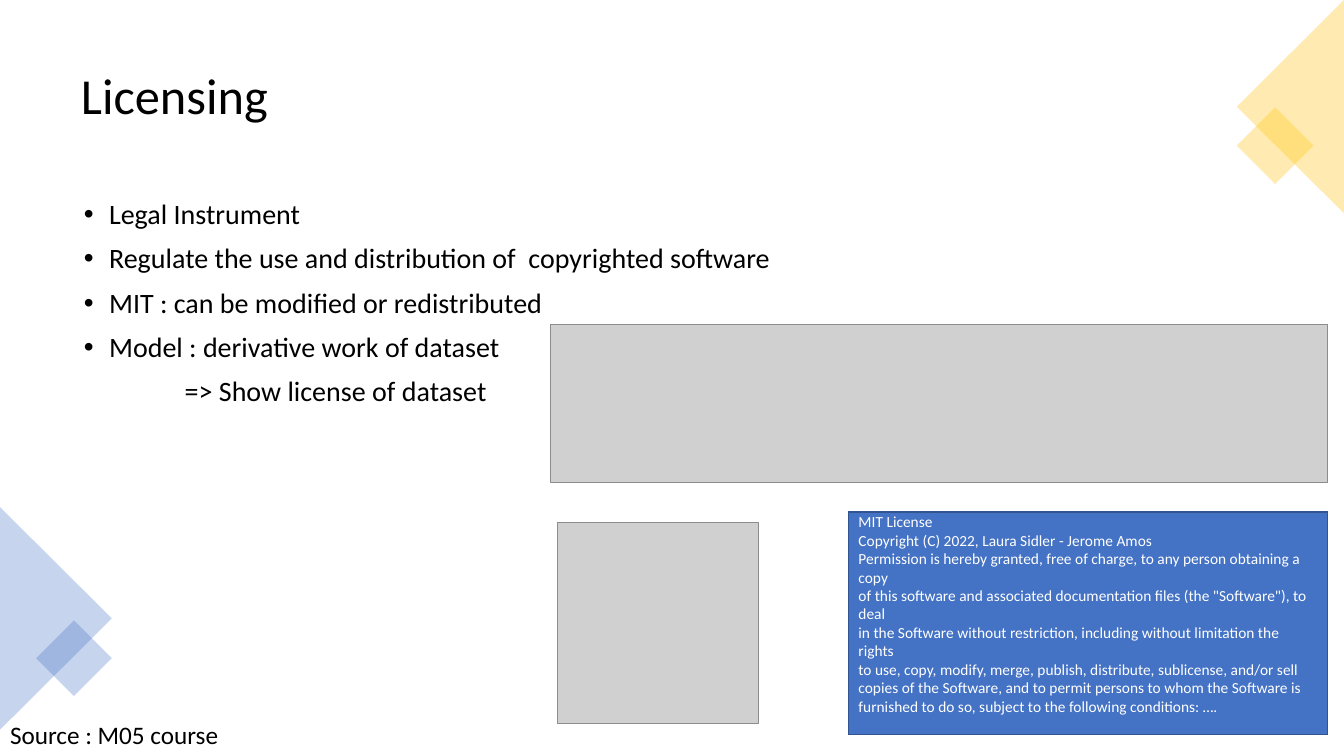
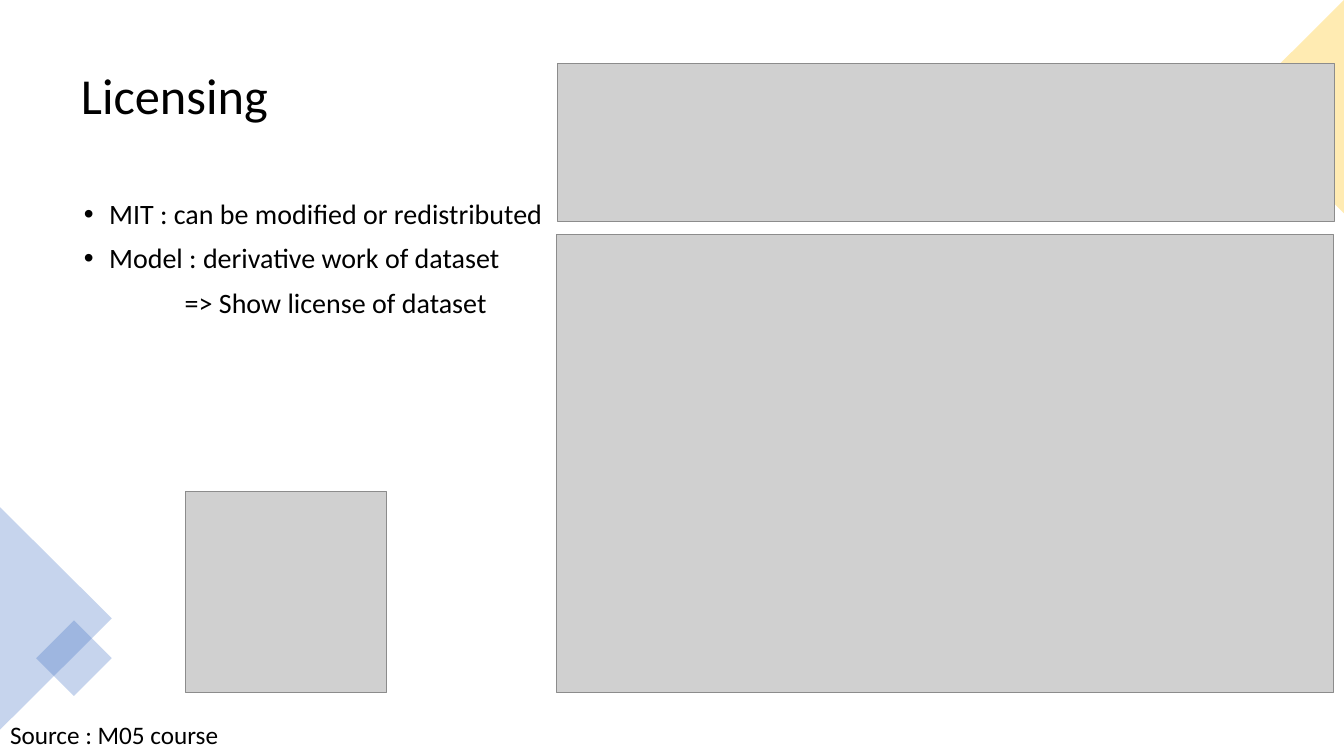
Before and after one commit to Laurasid/M05_Project, a slide deck: slide 8 of pres_full.pptx (slide 9 before the commit). Drawn at 1344x756 pixels with LibreOffice and Linux fonts; fonts in the diff are those of the drawing; grey boxes stand for pictures. Boxes give left, top, right and bottom in pixels: in the first picture for what was removed or moved away, otherwise in the second. Text is boxed around its words. In the diff, an @@ line names an element or a change of style, - is before the commit and + after.

Commit message:
update ppt

```diff
--- a/pres_full.pptx
+++ b/pres_full.pptx
@@ picture: place and size @@
-picture at <box>551,325,1328,483</box>
+picture at <box>558,64,1335,222</box>
@@ rectangle removed at <box>1237,108,1314,185</box> @@
@@ text at <box>109,204,770,273</box>: paragraphs removed @@
-• Legal Instrument
-• Regulate the use and distribution of copyrighted software
@@ picture added at <box>557,235,1334,693</box> @@
@@ text at <box>219,293,487,314</box>: indent changed @@
@@ picture: place and size @@
-picture at <box>558,522,758,723</box>
+picture at <box>186,492,386,693</box>
@@ rectangle removed at <box>849,512,1328,735</box> @@
-MIT License
-Copyright (C) 2022, Laura Sidler - Jerome Amos
-Permission is hereby granted, free of charge, to any person obtaining a copy
-of this software and associated documentation files (the "Software"), to deal
-in the Software without restriction, including without limitation the rights
-to use, copy, modify, merge, publish, distribute, sublicense, and/or sell
-copies of the Software, and to permit persons to whom the Software is
-furnished to do so, subject to the following conditions: ….
```
Also in this commit, not shown: 3 other slides changed, 2 slides added, 3 slides removed.
